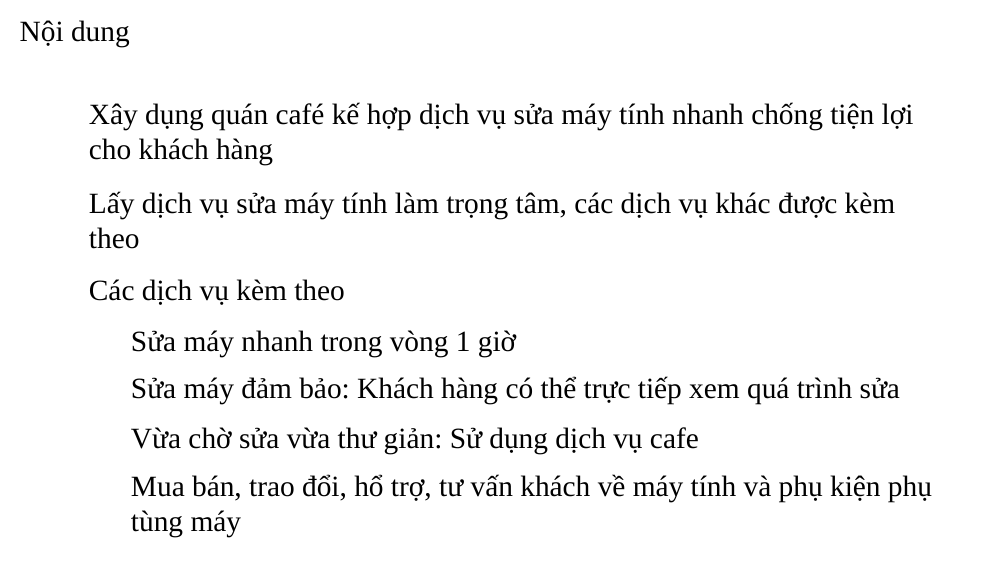
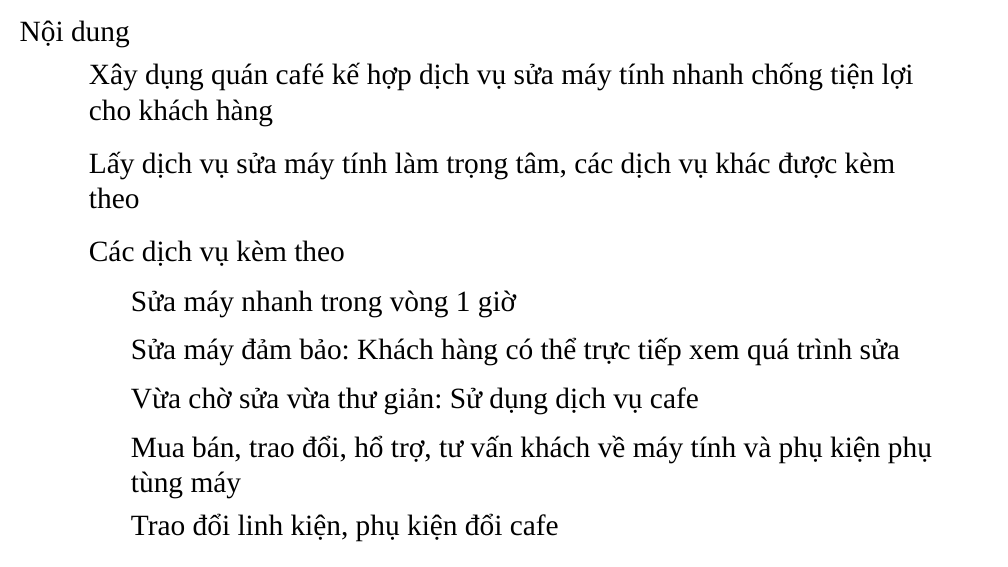
Before and after one commit to aokidai/Sangtaodoimoi, a slide deck: slide 7 of đổi mới sáng tạo.pptx. Drawn at 1008x567 pixels with LibreOffice and Linux fonts; fonts in the diff are those of the drawing. Boxes give left, top, right and bottom in pixels: in the first picture for what was removed or moved away, otherwise in the second. Text is boxed around its words. In the diff, an @@ line names an element or a change of style, - is before the commit and + after.

```diff
--- a/đổi mới sáng tạo.pptx
+++ b/đổi mới sáng tạo.pptx
@@ 7 texts moved together from (x1=89, y1=102, x2=932, y2=538) to (x1=89, y1=62, x2=932, y2=498) @@
@@ text added at (x1=131, y1=513, x2=559, y2=542), 28 pt, text #000000 @@
+Trao đổi linh kiện, phụ kiện đổi cafe
```
Also in this commit, not shown: 11 other slides changed, 2 slides removed, 5 other files.
